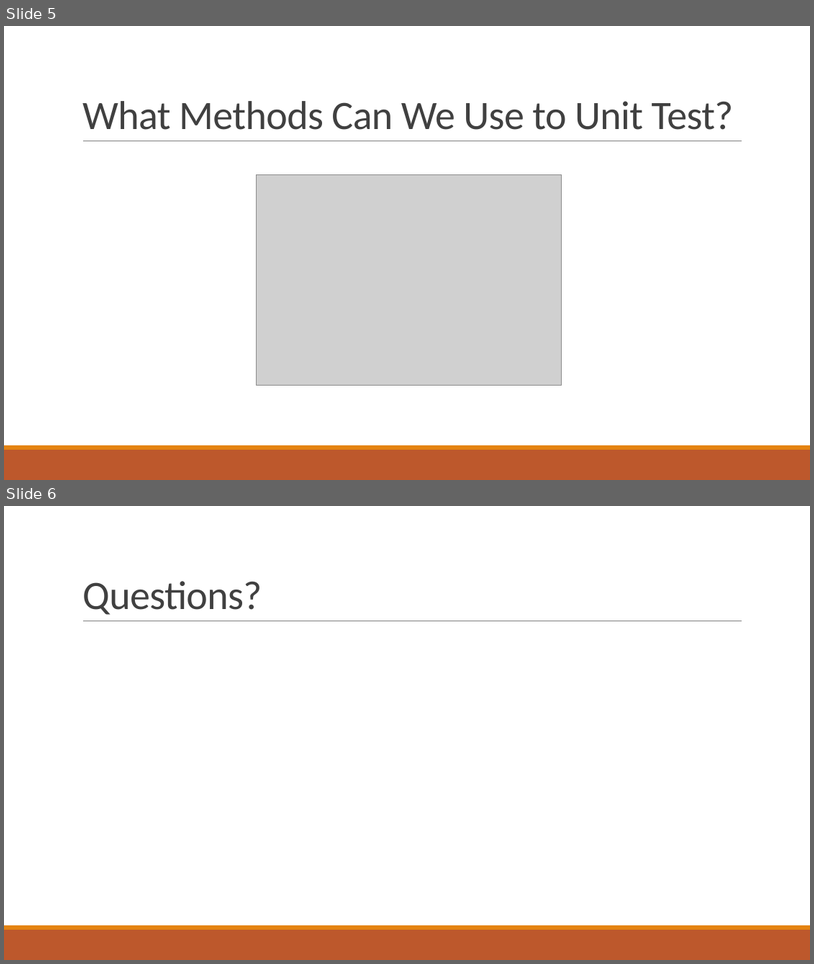
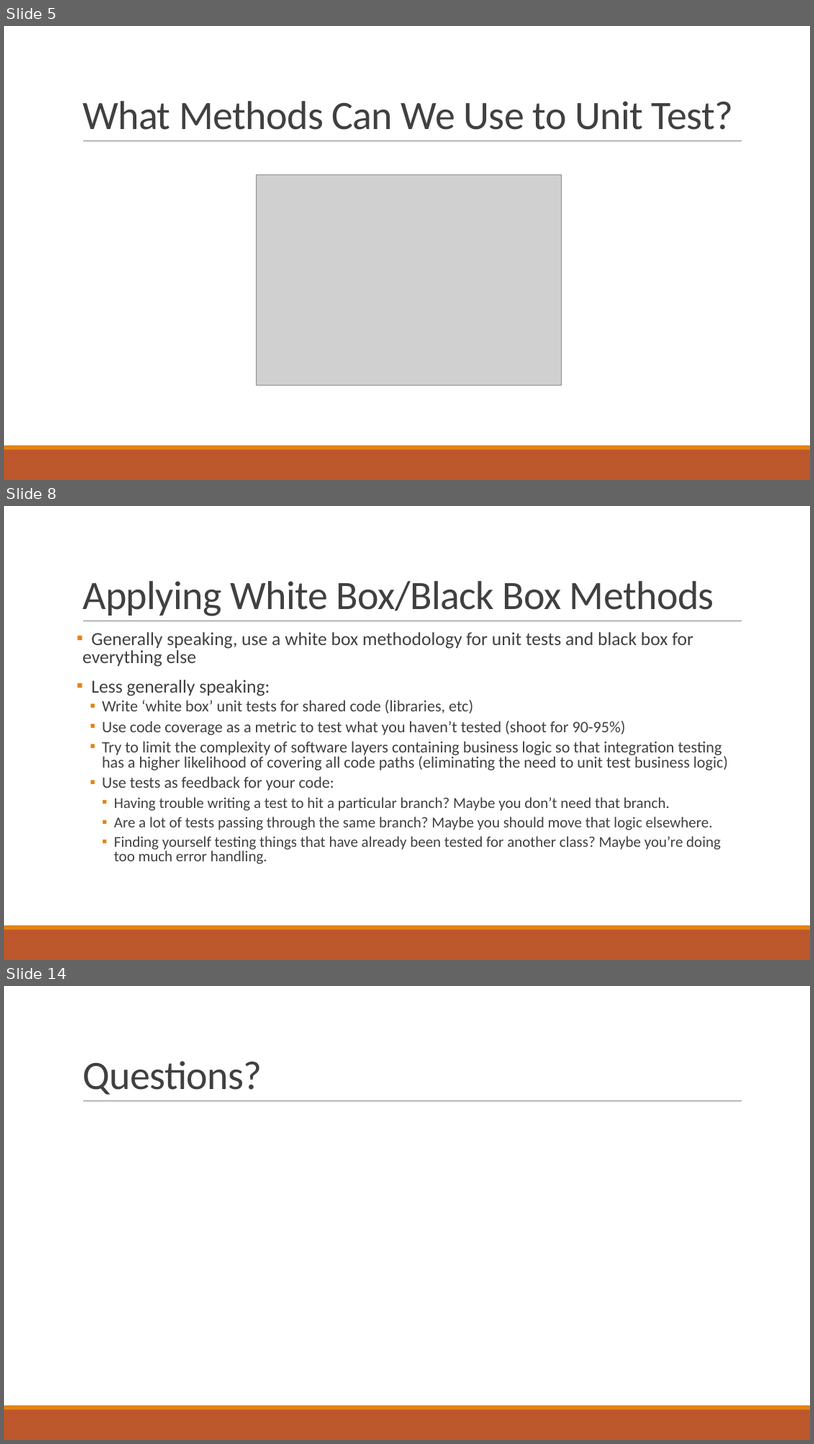
Before and after one commit to qccoders/presentations, a slide deck: QC Coders - All About Unit Testing.pptx. Shown one above the other, each under a label of ours: slides 5 and 6 before the commit, slides 5, 8 and 14 after it; the slides between them are not shown. The pictures are 814x964 and 814x1444 pixels, drawn with LibreOffice and Linux fonts; fonts in the diff are those of the drawing; grey boxes stand for pictures. Boxes give left, top, right and bottom in pixels: in the first picture for what was removed or moved away, otherwise in the second. Text is boxed around its words. In the diff, an @@ line names an element or a change of style, - is before the commit and + after.

Commit message:
mostly finish unit test deck

```diff
--- a/QC Coders - All About Unit Testing.pptx
+++ b/QC Coders - All About Unit Testing.pptx
@@ slide 8 added at (4,506,810,960), background #FFFFFF; not listed: 3 template elements that a slide beside it also shows @@
@@ title added at (82,581,715,616), 48 pt, text #404040 @@
+Applying White Box/Black Box Methods
@@ text added at (82,632,728,864), 19 pt, text #404040 @@
+▪ Generally speaking, use a white box methodology for unit tests and black box for everything else
+▪ Less generally speaking:
+  ▪ Write ‘white box’ unit tests for shared code (libraries, etc)
+  ▪ Use code coverage as a metric to test what you haven’t tested (shoot for 90-95%)
+  ▪ Try to limit the complexity of software layers containing business logic so that integration testing has a higher likelihood of covering all code paths (eliminating the need to unit test business logic)
+  ▪ Use tests as feedback for your code:
+    ▪ Having trouble writing a test to hit a particular branch? Maybe you don’t need that branch.
+    ▪ Are a lot of tests passing through the same branch? Maybe you should move that logic elsewhere.
+    ▪ Finding yourself testing things that have already been tested for another class? Maybe you’re doing too much error handling.
@@ what was slide 6 is now slide 14 @@
```
Also in this commit, not shown: 7 other slides added.
